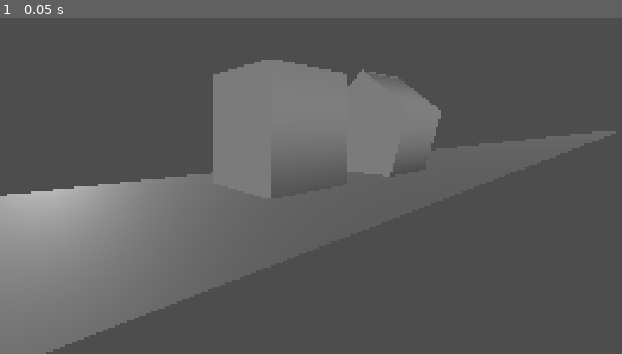
Above: before the commit, frame 1.
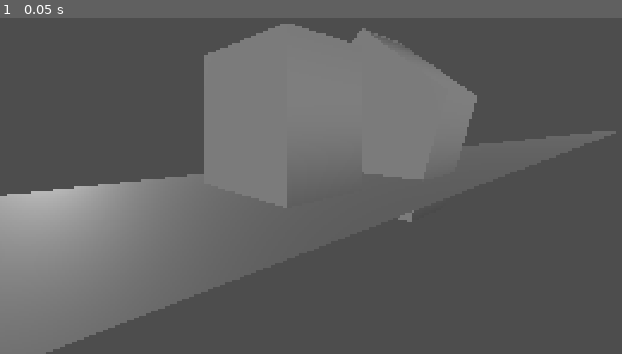
Above: after the commit, the same moment.

Repository: atahrijouti/tumbling-prisms-godot
Game: Godot game, scene res://Main.tscn
The game is run twice, just before and just after one commit, with the same random seed, the same clock (stepped at 60 frames per second) and the same inputs.
Inputs:
- Up to frame 1 (0.05 s): no input

The runs differ from the first frame. In frame 1, 5.9% of the frame differs, in the area x 32-77%, y 1-61%.

Commit message:
fix size of faces

Diff:
--- a/scenes/prism.gd
+++ b/scenes/prism.gd
@@ -27,7 +27,7 @@
 	if _scene == null:
 		_scene = load("res://scenes/Prism.tscn")
 	var prism: Prism = _scene.instantiate()
-	prism.segments = segments
+	prism._segments = segments
 	prism.position.y = 0.5 / sin(PI / float(segments))
 	prism.rotation.x = PI / 2
 	return prism
@@ -41,7 +41,10 @@
 		mesh = CylinderMesh.new()
 		mesh.height = 0.5
 		meshInstance.mesh = mesh
+	var radius := 0.5 / sin(PI / _segments)
 	mesh.radial_segments = _segments
+	mesh.top_radius = radius
+	mesh.bottom_radius = radius
 
 	var angleSum := (_segments - 2) * PI
 	var redressAngle := PI / 2.0 - angleSum / _segments / 2.0
@@ -54,4 +57,3 @@
 	var angle = -maxAngle * progress
 	rotationNode.rotation.z = angle
 	translationNode.position.x = -progress
-	pass
